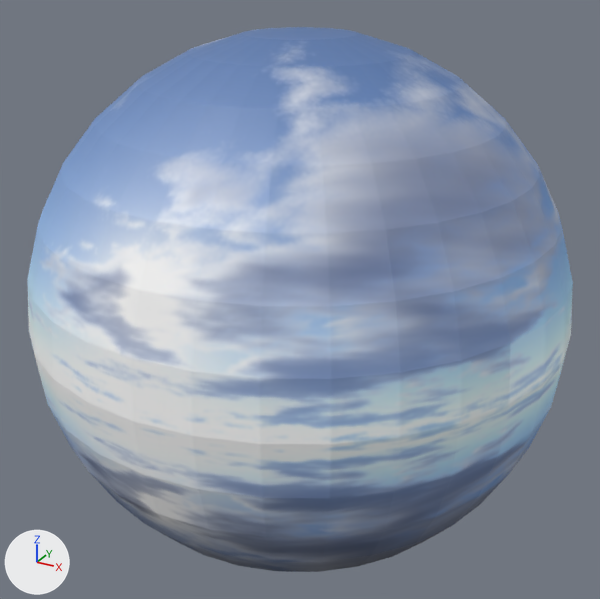
Two versions of the glTF model stages/stage01.glb, one commit apart.
Camera for both pictures: a 50 mm camera at (354.0, -644.0, 322.0) aimed at (0.0, 0.0, 0.0). The axes (+X, +Y, +Z) are drawn at lower left. The lights are the same throughout. The picture after the commit comes second. Where no turn or scale is listed for an object, it has been applied to the vertices.

The older version as bpy lines, for what is in view:
```python
mat_material_004 = principled_material('Material.004')
mat_material_004.texture = img_panorama_sky_05_512x512
me_sphere = bpy.data.meshes.new('Sphere')
me_sphere.from_pydata(...)  # a UV sphere (32 segments, 16 rings, poles along z) spanning x -50.0..50.0, y -50.0..50.0, z -50.0..50.0
me_sphere.materials.append(mat_material_004)  # picture img_panorama_sky_05_512x512
ob_sphere = bpy.data.objects.new('Sphere', me_sphere)
ob_sphere.location = (0.0, 0.0, 0.0)
ob_sphere.rotation_euler = (0.0, 0.0, -3.142)  # degrees (0, 0, -180)
ob_sphere.scale = (5.0, 5.0, 5.0)
```
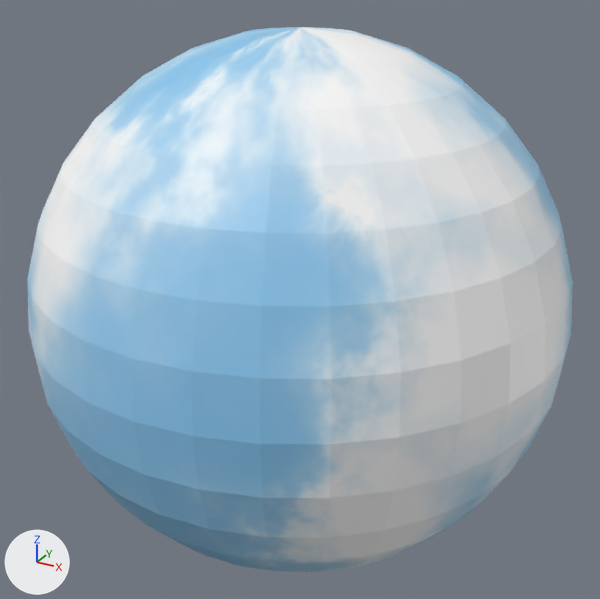
Commit message: Stage01 updated

Location of each change, (x1, y1, x2, y2) in pixels of the pictures (600 x 599 px):
```json
{"object": "Sphere", "change": "surface changed, turned", "before": [27, 27, 573, 572], "after": [27, 27, 573, 572]}
```

Edits to the scene script, one JSON object a line:
```json
{"op": "add", "block": "img_cloudy_sky_blue_02_1024x512", "code": ["img_cloudy_sky_blue_02_1024x512 = load_image('Cloudy_Sky-Blue_02-1024x512', '_unpacked/Cloudy_Sky-Blue_02-1024x512', 1024, 512, 'sRGB')"]}
{"op": "set", "path": "mat_material_004.texture", "old": "img_panorama_sky_05_512x512", "new": "img_cloudy_sky_blue_02_1024x512"}
{"op": "set", "path": "ob_sphere.rotation_euler", "old": "(0.0, 0.0, -3.142)", "new": "(0.0, 0.0, 0.0)", "note": "degrees (0, 0, -180) -> degrees (0, 0, 0)"}
```
